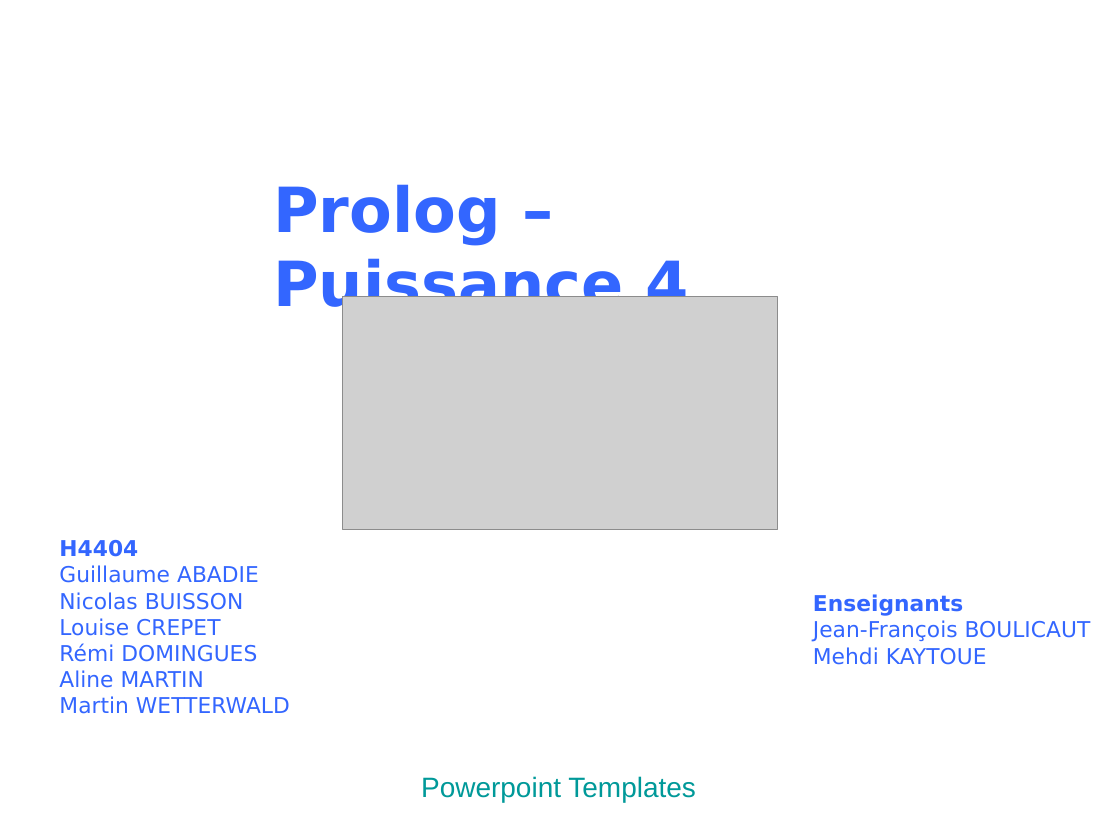
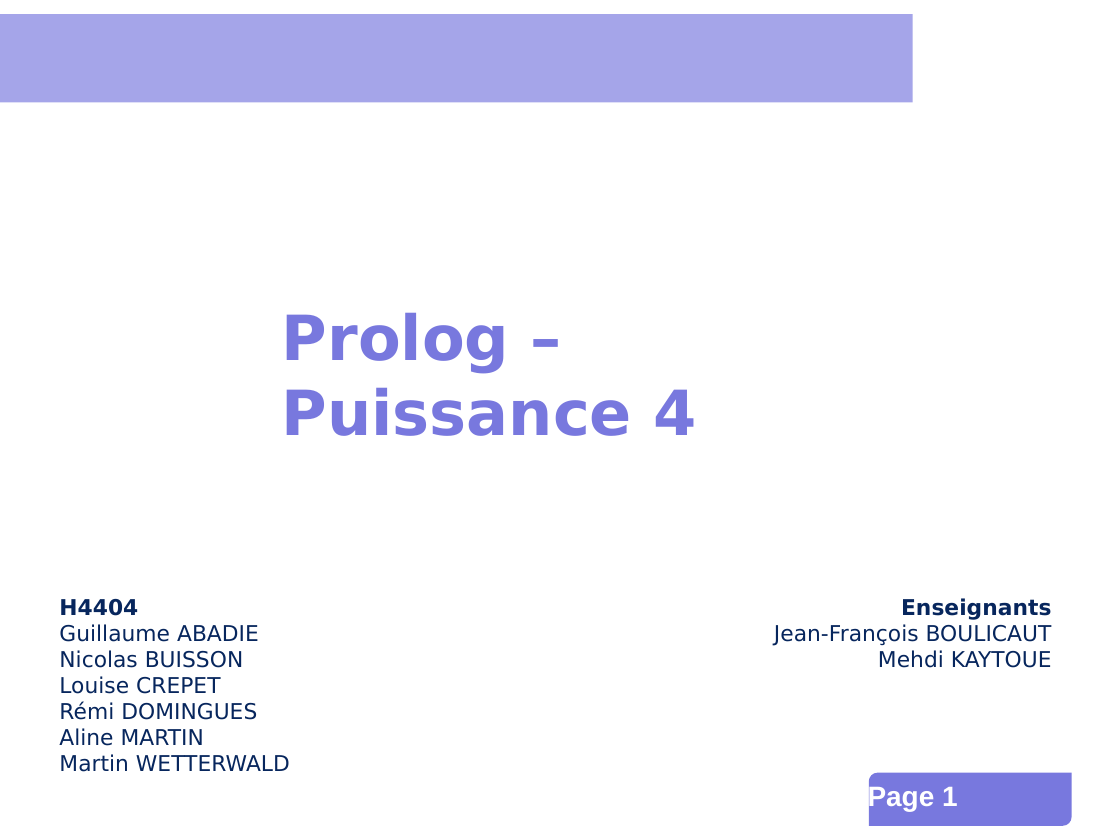
Before and after one commit to INSA-4IF-H4404-2013-2014/Connect-Four, a slide deck: slide 1 of presentation.ppt. Drawn at 1120x840 pixels with LibreOffice and Linux fonts; fonts in the diff are those of the drawing; grey boxes stand for pictures; background and template pictures are left out. Boxes give left, top, right and bottom in pixels: in the first picture for what was removed or moved away, otherwise in the second. Text is boxed around its words. In the diff, an @@ line names an element or a change of style, - is before the commit and + after.

Commit message:
Updates slides and slideshow theme

```diff
--- a/presentation.ppt
+++ b/presentation.ppt
@@ rectangle added at (x1=0, y1=15, x2=913, y2=103), fill #A5A5E9 @@
@@ text "Prolog – Puissance 4" moved from (x1=273, y1=184, x2=688, y2=319) to (x1=282, y1=313, x2=697, y2=436) @@
@@ text "Prolog – Puissance 4" at (x1=282, y1=313, x2=697, y2=436): text colour #3366FF to #7878DE @@
@@ picture removed at (x1=343, y1=297, x2=778, y2=530) @@
@@ text "H4404" moved from (x1=59, y1=540, x2=290, y2=714) to (x1=59, y1=599, x2=290, y2=772) @@
@@ text "H4404" at (x1=59, y1=599, x2=290, y2=772): text colour #3366FF to #07265D @@
@@ text "Enseignants" moved from (x1=813, y1=594, x2=1091, y2=665) to (x1=774, y1=598, x2=1052, y2=668) @@
@@ text "Enseignants" at (x1=774, y1=598, x2=1052, y2=668): text colour #3366FF to #07265D; alignment justified to right @@
@@ text removed at (x1=421, y1=776, x2=696, y2=802) @@
-Powerpoint Templates
@@ page number rewrapped from (x1=906, y1=773, x2=1120, y2=818) to (x1=868, y1=784, x2=958, y2=811) @@
@@ freeform shape added at (x1=869, y1=773, x2=1072, y2=825), fill #7878DE @@
```
Also in this commit, not shown: 4 other slides changed, 11 slides added, 7 slides removed.
